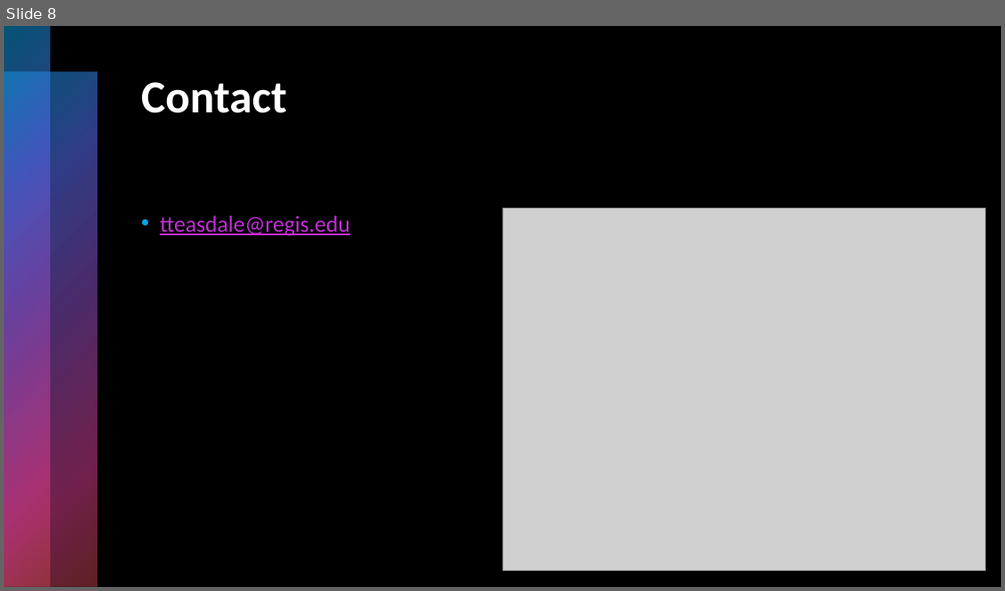
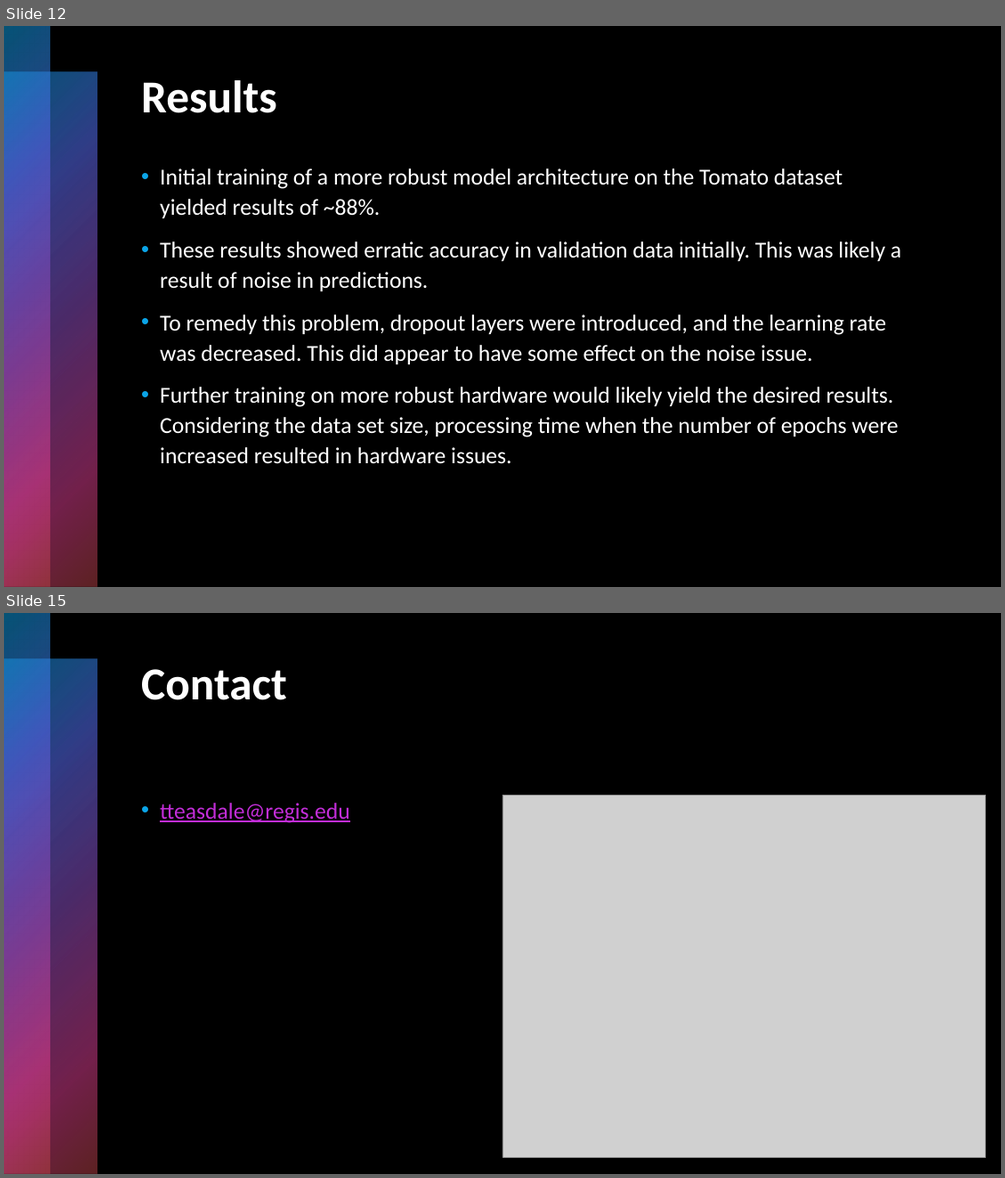
Before and after one commit to pythonpandas303/PlantDiseaseID, a slide deck: Presentations/Final_Project.pptx. Shown one above the other, each under a label of ours: slide 8 before the commit, slides 12 and 15 after it; the slides between them are not shown. The pictures are 1005x591 and 1005x1178 pixels, drawn with LibreOffice and Linux fonts; fonts in the diff are those of the drawing; grey boxes stand for pictures. Boxes give left, top, right and bottom in pixels: in the first picture for what was removed or moved away, otherwise in the second. Text is boxed around its words. In the diff, an @@ line names an element or a change of style, - is before the commit and + after.

```diff
--- a/Presentations/Final_Project.pptx
+++ b/Presentations/Final_Project.pptx
@@ slide 12 added at bbox=[4, 26, 1001, 587], background #000000; not listed: 2 template elements that a slide beside it also shows @@
@@ title added at bbox=[141, 80, 277, 113], 44 pt, text #FFFFFF, bold @@
+Results
@@ text added at bbox=[160, 168, 901, 464], 22 pt, text #FFFFFF @@
+• Initial training of a more robust model architecture on the Tomato dataset yielded results of ~88%.
+• These results showed erratic accuracy in validation data initially. This was likely a result of noise in predictions.
+• To remedy this problem, dropout layers were introduced, and the learning rate was decreased. This did appear to have some effect on the noise issue.
+• Further training on more robust hardware would likely yield the desired results. Considering the data set size, processing time when the number of epochs were increased resulted in hardware issues.
@@ what was slide 8 is now slide 15 @@
```
Also in this commit, not shown: 3 slides changed, 6 other slides added, 1 other file.
